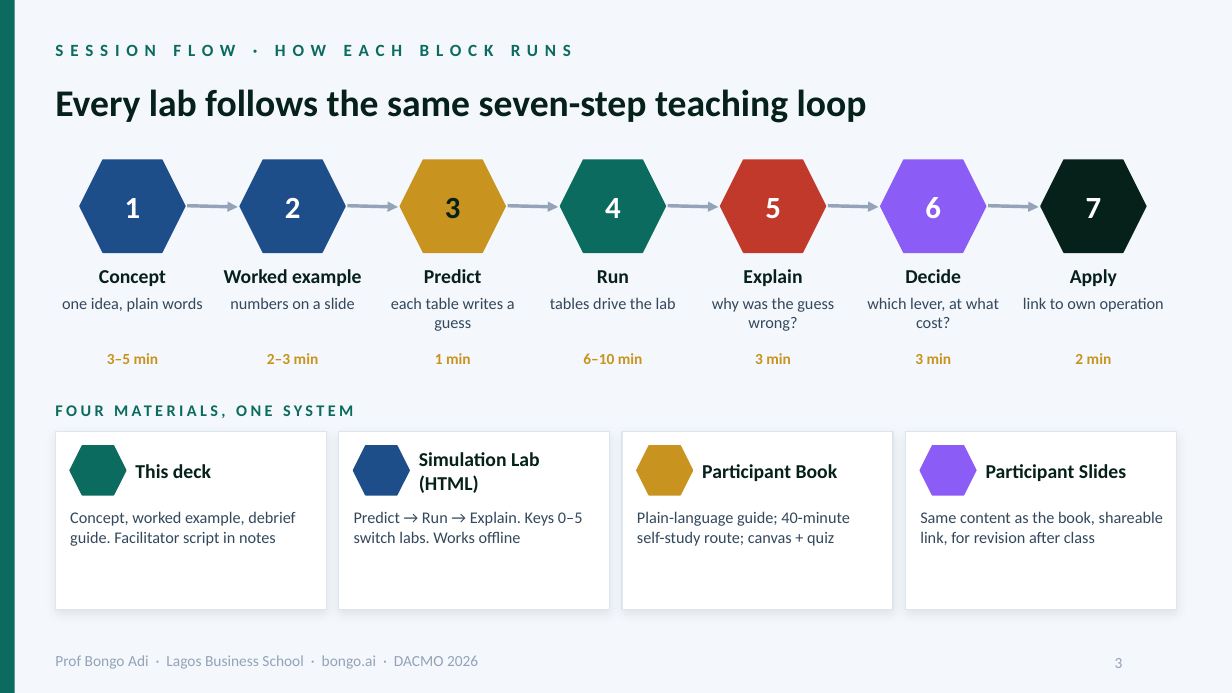
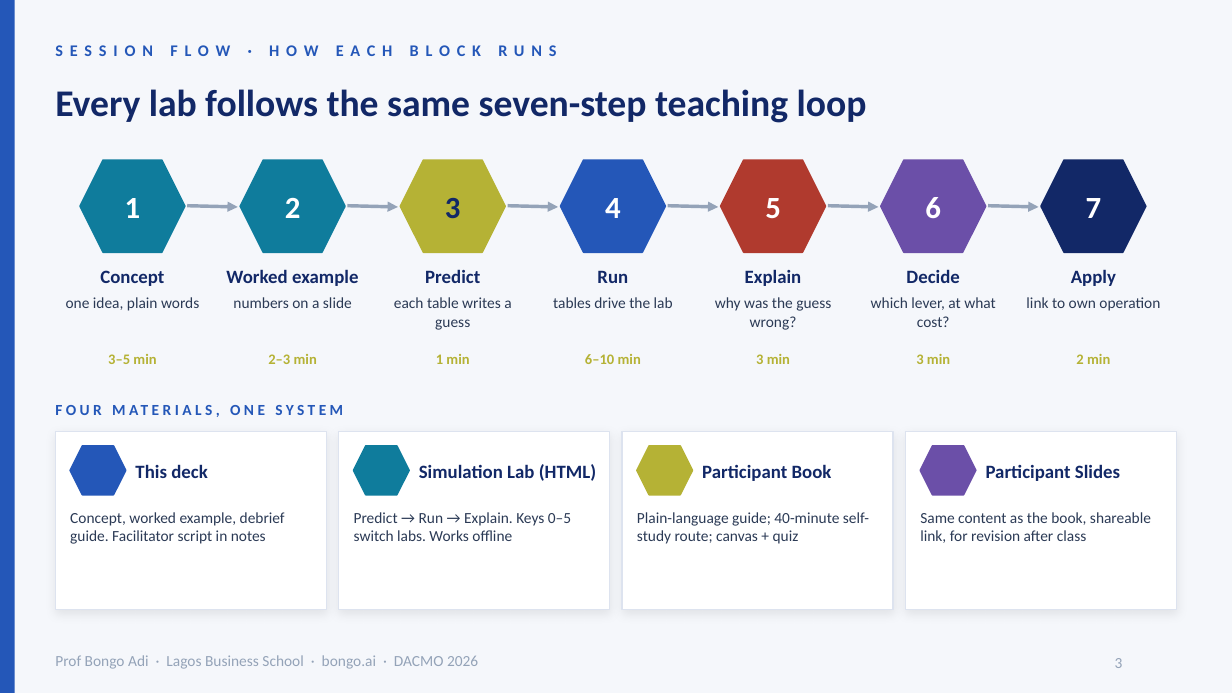
Before and after one commit to adibongo/dacmo-operations-analytics, a slide deck: slide 3 of downloads/DACMO-Analytics-for-Operations.pptx. Drawn at 1232x693 pixels with LibreOffice and Linux fonts; fonts in the diff are those of the drawing; background and template pictures are left out. Boxes give left, top, right and bottom in pixels: in the first picture for what was removed or moved away, otherwise in the second. Text is boxed around its words. In the diff, an @@ line names an element or a change of style, - is before the commit and + after.

```diff
--- a/downloads/DACMO-Analytics-for-Operations.pptx
+++ b/downloads/DACMO-Analytics-for-Operations.pptx
@@ background #F4F7FB to #F5F7FB @@
@@ rectangle at (x1=0, y1=0, x2=15, y2=692): fill #0B6B5E to #2457B8 @@
@@ text "SESSION FLOW · HOW EACH ..." at (x1=55, y1=34, x2=1103, y2=65): size 10 to 9.5 pt, text colour #0B6B5E to #2457B8 @@
@@ text "Every lab follows the same ..." at (x1=55, y1=89, x2=867, y2=123): text colour #06201A to #122867 @@
@@ text "3" at (x1=445, y1=198, x2=461, y2=218): text colour #06201A to #122867 @@
@@ hexagon at (x1=400, y1=160, x2=505, y2=253): fill #C8941F to #B5B235; outline #C8941F 1 pt to #B5B235 1 pt @@
@@ hexagon at (x1=561, y1=160, x2=665, y2=253): fill #0B6B5E to #2457B8; outline #0B6B5E 1 pt to #2457B8 1 pt @@
@@ hexagon at (x1=721, y1=160, x2=825, y2=253): fill #C0392B to #B03A2E; outline #C0392B 1 pt to #B03A2E 1 pt @@
@@ hexagon at (x1=881, y1=160, x2=986, y2=253): fill #8B5CF6 to #6B4FA8; outline #8B5CF6 1 pt to #6B4FA8 1 pt @@
@@ hexagon at (x1=1041, y1=160, x2=1146, y2=253): fill #06201A to #122867; outline #06201A 1 pt to #122867 1 pt @@
@@ size 9 to 8.5 pt, text colour #C8941F to #B5B235 in 7 elements at (x1=108, y1=354, x2=156, y2=364), (x1=268, y1=354, x2=317, y2=364), (x1=436, y1=354, x2=469, y2=364), (x1=585, y1=354, x2=641, y2=364), (x1=756, y1=354, x2=790, y2=364), (x1=916, y1=354, x2=950, y2=364), (x1=1076, y1=354, x2=1110, y2=364) @@
@@ text "FOUR MATERIALS, ONE SYSTEM" at (x1=55, y1=394, x2=671, y2=425): size 9.5 to 9 pt, text colour #0B6B5E to #2457B8 @@
@@ hexagon at (x1=70, y1=446, x2=126, y2=495): fill #0B6B5E to #2457B8; outline #0B6B5E 1 pt to #2457B8 1 pt @@
@@ fill #1D4E89 to #0F7C9C; outline #1D4E89 1 pt to #0F7C9C 1 pt in 3 elements at (x1=80, y1=160, x2=185, y2=253), (x1=240, y1=160, x2=345, y2=253), (x1=354, y1=446, x2=409, y2=495) @@
@@ hexagon at (x1=637, y1=446, x2=692, y2=495): fill #C8941F to #B5B235; outline #C8941F 1 pt to #B5B235 1 pt @@
@@ outline #DDE6EF 0.75 pt to #DDE3EF 0.75 pt in 4 elements at (x1=55, y1=431, x2=326, y2=610), (x1=339, y1=431, x2=610, y2=610), (x1=622, y1=431, x2=893, y2=610), (x1=906, y1=431, x2=1177, y2=610) @@
@@ hexagon at (x1=920, y1=446, x2=976, y2=495): fill #8B5CF6 to #6B4FA8; outline #8B5CF6 1 pt to #6B4FA8 1 pt @@
@@ size 11.5 to 11 pt, text colour #06201A to #122867 in 11 elements at (x1=100, y1=270, x2=164, y2=286), (x1=226, y1=269, x2=358, y2=286), (x1=425, y1=269, x2=480, y2=283), (x1=597, y1=270, x2=628, y2=283), (x1=745, y1=269, x2=802, y2=286), (x1=906, y1=269, x2=959, y2=283), (x1=1071, y1=269, x2=1116, y2=286), (x1=135, y1=464, x2=208, y2=478), (x1=419, y1=464, x2=596, y2=481), (x1=702, y1=464, x2=832, y2=481), (x1=986, y1=464, x2=1120, y2=481) @@
@@ size 9.5 to 9 pt, text colour #33485C to #2B3A55 in 11 elements at (x1=66, y1=297, x2=199, y2=311), (x1=233, y1=297, x2=352, y2=308), (x1=394, y1=297, x2=511, y2=330), (x1=553, y1=297, x2=673, y2=308), (x1=715, y1=297, x2=831, y2=330), (x1=871, y1=297, x2=995, y2=327), (x1=1026, y1=297, x2=1160, y2=311), (x1=70, y1=512, x2=285, y2=544), (x1=354, y1=512, x2=571, y2=541), (x1=637, y1=512, x2=869, y2=544), (x1=920, y1=512, x2=1151, y2=543) @@
```
Also in this commit, not shown: 44 other slides changed, 16 other files.
